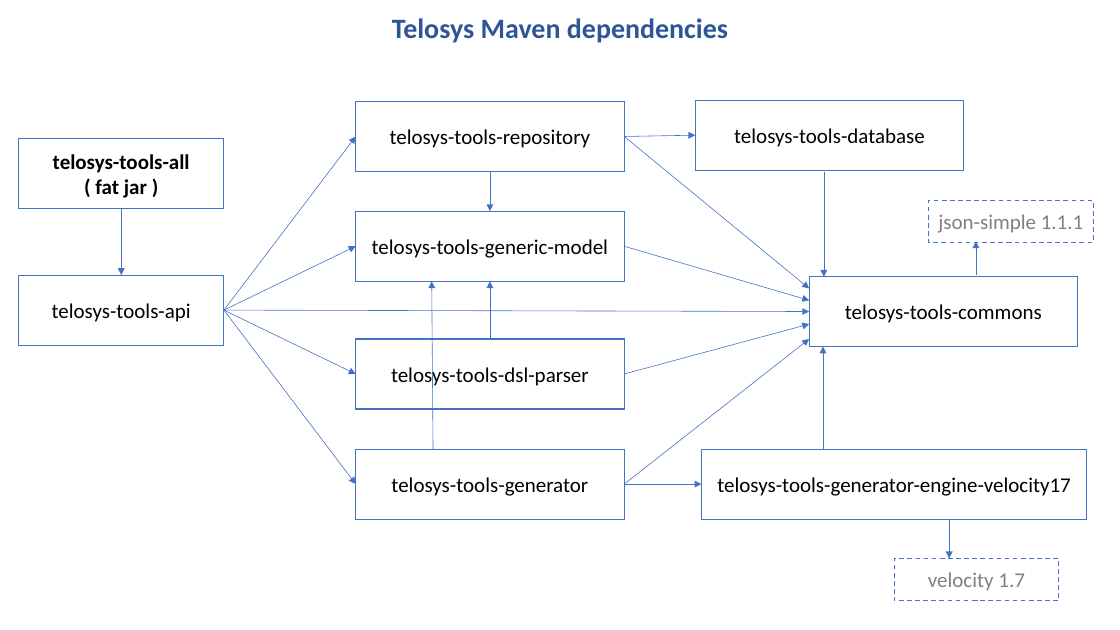
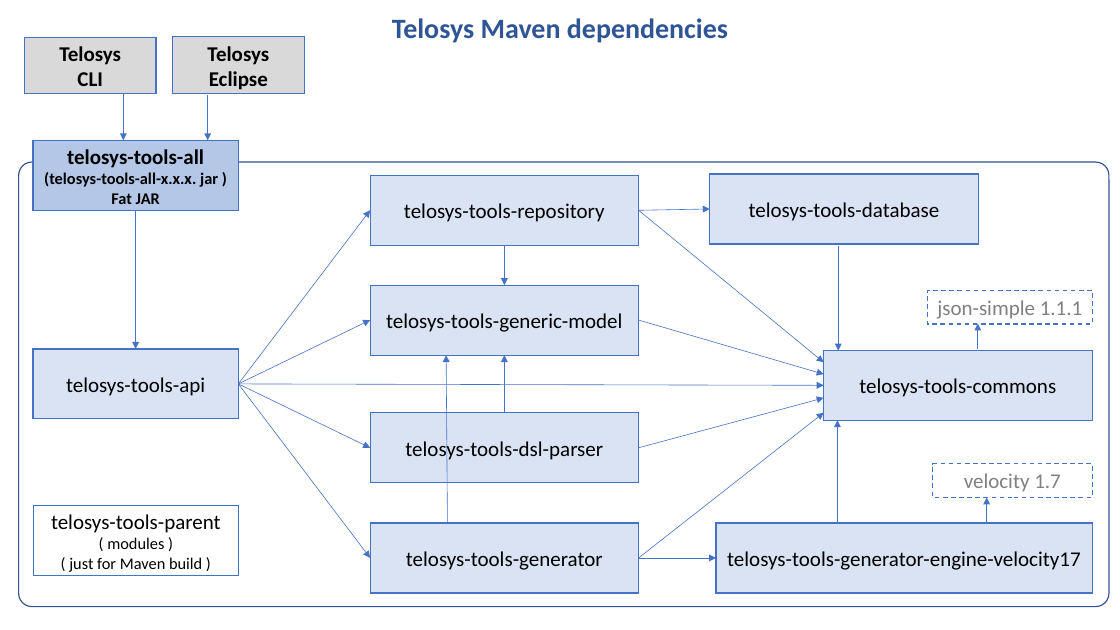
Before and after one commit to telosys-tools-bricks/telosys-tools-all, a slide deck: slide 1 of telosys-dependencies.pptx. Drawn at 1120x630 pixels with LibreOffice and Linux fonts; fonts in the diff are those of the drawing. Boxes give left, top, right and bottom in pixels: in the first picture for what was removed or moved away, otherwise in the second. Text is boxed around its words. In the diff, an @@ line names an element or a change of style, - is before the commit and + after.

Commit message:
Doc PPTX updated

```diff
--- a/telosys-dependencies.pptx
+++ b/telosys-dependencies.pptx
@@ rectangle added at (24, 37, 156, 94), fill #D9D9D9, outline #4472C4 1 pt, 18 pt, text #000000, bold @@
+Telosys
+CLI
@@ rectangle added at (172, 37, 304, 94), fill #D9D9D9, outline #4472C4 1 pt, 18 pt, text #000000, bold @@
+Telosys
+Eclipse
@@ arrow added from (124, 93) to (124, 140), #4472C4 0.5 pt @@
@@ arrow added from (208, 96) to (208, 140), #4472C4 0.5 pt @@
@@ rectangle "telosys-tools-all (telosys-tools-all-x.x.x. jar ) Fat ...": place and size @@
-rectangle "telosys-tools-all (telosys-tools-all-x.x.x. jar ) Fat ..." at (18, 139, 223, 208)
+rectangle "telosys-tools-all (telosys-tools-all-x.x.x. jar ) Fat ..." at (33, 140, 238, 210)
@@ rectangle "telosys-tools-all (telosys-tools-all-x.x.x. jar ) Fat ..." at (33, 140, 238, 210): fill #FFFFFF to #B4C7E7 @@
@@ text in rectangle at (44, 149, 218, 204): text changed; size 18 to 14 pt @@
-telosys-tools-all
-( fat jar )
+telosys-tools-all
+(telosys-tools-all-x.x.x. jar )
+Fat JAR
@@ rounded rectangle added at (18, 162, 1109, 607), outline #325491 1 pt @@
@@ arrow moved from (121, 209) - (121, 276) to (136, 210) - (136, 349) @@
@@ 16 arrows, 7 rectangles: place and size @@
-16 arrows, 7 rectangles at (18, 100, 1078, 519)
+16 arrows, 7 rectangles at (33, 174, 1093, 593)
@@ rectangle "json-simple 1.1.1": place and size @@
-rectangle "json-simple 1.1.1" at (928, 201, 1093, 243)
+rectangle "json-simple 1.1.1" at (928, 290, 1092, 323)
@@ arrow moved from (976, 276) - (976, 241) to (978, 349) - (978, 323) @@
@@ rectangle "velocity 1.7": place and size @@
-rectangle "velocity 1.7" at (895, 559, 1060, 601)
+rectangle "velocity 1.7" at (933, 464, 1092, 497)
@@ rectangle added at (34, 506, 239, 576), fill #FFFFFF, outline #4472C4 1 pt, 14 pt, text #000000 @@
+telosys-tools-parent
+( modules )
+( just for Maven build )
@@ arrow moved from (949, 519) - (949, 559) to (987, 523) - (987, 497) @@
@@ fill #FFFFFF to #DAE3F3 in 8 elements at (716, 523, 1092, 593), (33, 349, 238, 418), (371, 413, 639, 482), (371, 285, 639, 355), (710, 174, 979, 244), (824, 350, 1093, 420), (371, 176, 639, 245), (371, 523, 639, 593) @@
@@ rectangle "telosys-tools-generator-engine-velocity17": place and size @@
-rectangle "telosys-tools-generator-engine-velocity17" at (702, 450, 1087, 519)
+rectangle "telosys-tools-generator-engine-velocity17" at (716, 523, 1092, 593)
```
Also in this commit, not shown: 2 slides added, 1 slide removed.
